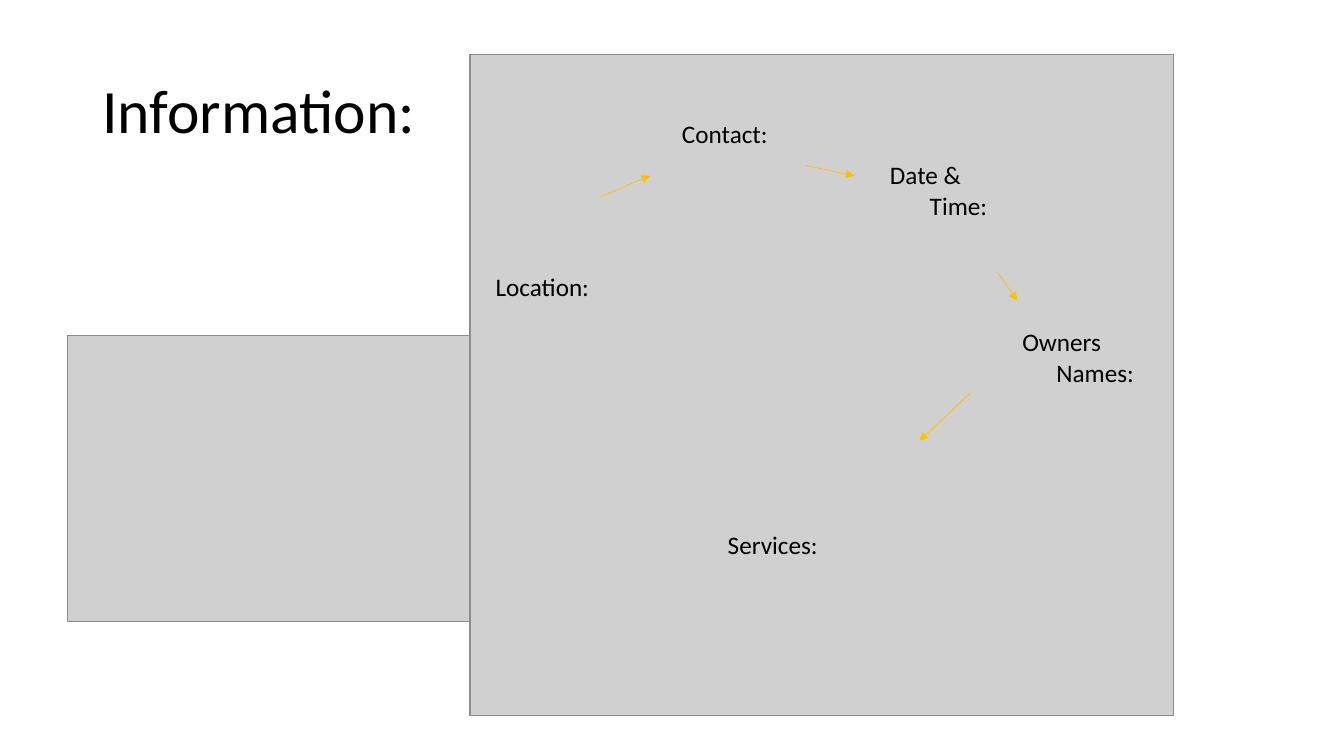
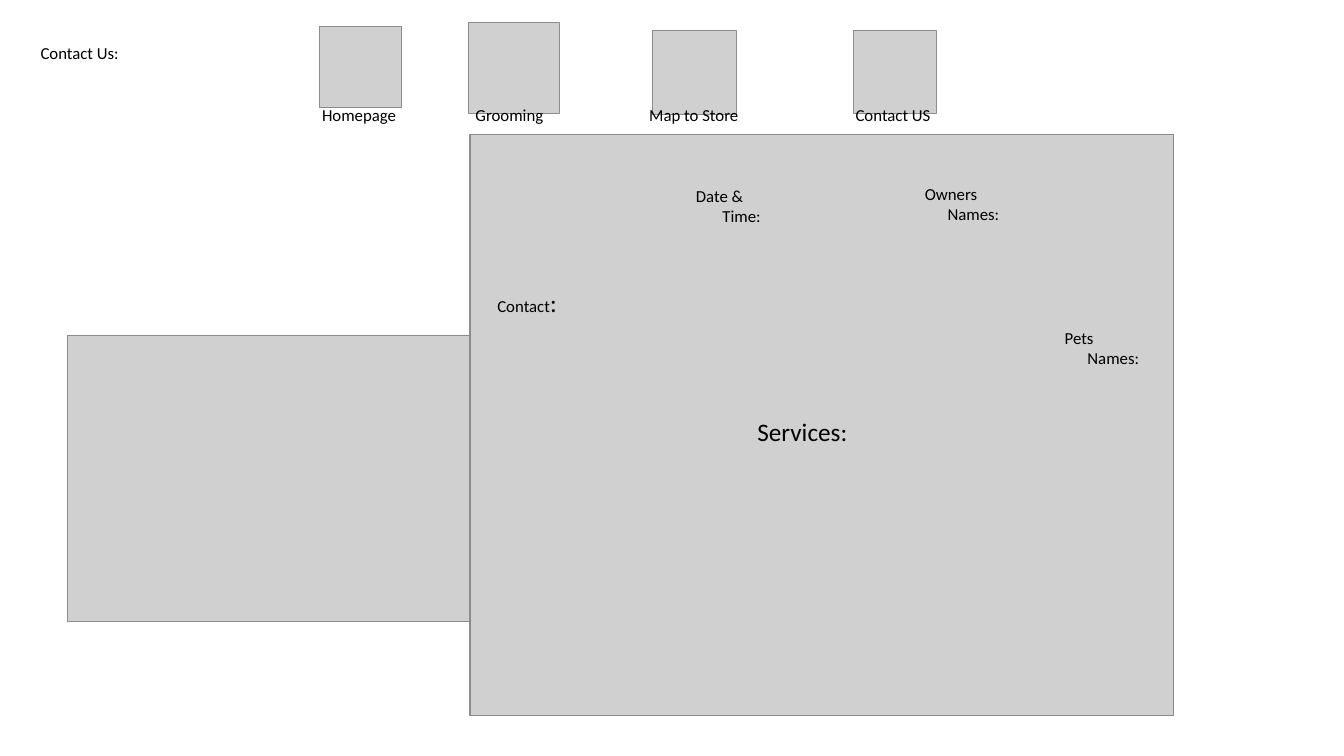
Before and after one commit to Drose001/CIS133DA, a slide deck: slide 5 of week6/ADogLife.pptx (slide 3 before the commit). Drawn at 1344x756 pixels with LibreOffice and Linux fonts; fonts in the diff are those of the drawing; grey boxes stand for pictures. Boxes give left, top, right and bottom in pixels: in the first picture for what was removed or moved away, otherwise in the second. Text is boxed around its words. In the diff, an @@ line names an element or a change of style, - is before the commit and + after.

```diff
--- a/week6/ADogLife.pptx
+++ b/week6/ADogLife.pptx
@@ picture added at (x1=320, y1=26, x2=401, y2=108) @@
@@ picture added at (x1=469, y1=23, x2=560, y2=114) @@
@@ title added at (x1=41, y1=48, x2=119, y2=59), 12 pt, text #000000 @@
+Contact Us:
@@ picture added at (x1=652, y1=30, x2=736, y2=114) @@
@@ picture added at (x1=853, y1=30, x2=937, y2=114) @@
@@ title removed at (x1=102, y1=90, x2=415, y2=134) @@
-Information:
@@ text added at (x1=322, y1=108, x2=930, y2=126), 12 pt, text #000000 @@
+Homepage Grooming Map to Store Contact US
@@ picture resized from (x1=470, y1=54, x2=1174, y2=716) to (x1=470, y1=135, x2=1174, y2=716) @@
@@ arrow removed from (600, 198) to (650, 175) @@
@@ arrow removed from (806, 165) to (854, 175) @@
@@ text "Owners" at (x1=925, y1=189, x2=1000, y2=220): size 18 to 12 pt @@
@@ text "Owners" moved from (x1=1022, y1=334, x2=1134, y2=382) to (x1=925, y1=189, x2=1000, y2=220) @@
@@ text "Date &" moved from (x1=890, y1=168, x2=987, y2=215) to (x1=696, y1=191, x2=760, y2=222) @@
@@ text "Date &" at (x1=696, y1=191, x2=760, y2=222): size 18 to 12 pt @@
@@ text "Contact:" moved from (x1=682, y1=126, x2=768, y2=143) to (x1=497, y1=301, x2=550, y2=312) @@
@@ text "Contact:" at (x1=497, y1=301, x2=550, y2=312): size 18 to 12 pt in "Contact:" @@
@@ text removed at (x1=496, y1=278, x2=589, y2=296) @@
-Location:
@@ arrow removed from (998, 272) to (1017, 300) @@
@@ text added at (x1=1065, y1=333, x2=1139, y2=364), 12 pt, text #000000 @@
+Pets
+Names:
@@ text "Services:" moved from (x1=728, y1=536, x2=818, y2=554) to (x1=757, y1=423, x2=847, y2=441) @@
@@ arrow removed from (971, 393) to (920, 441) @@
```
Also in this commit, not shown: 3 other slides changed, 2 slides added, 1 slide removed.
